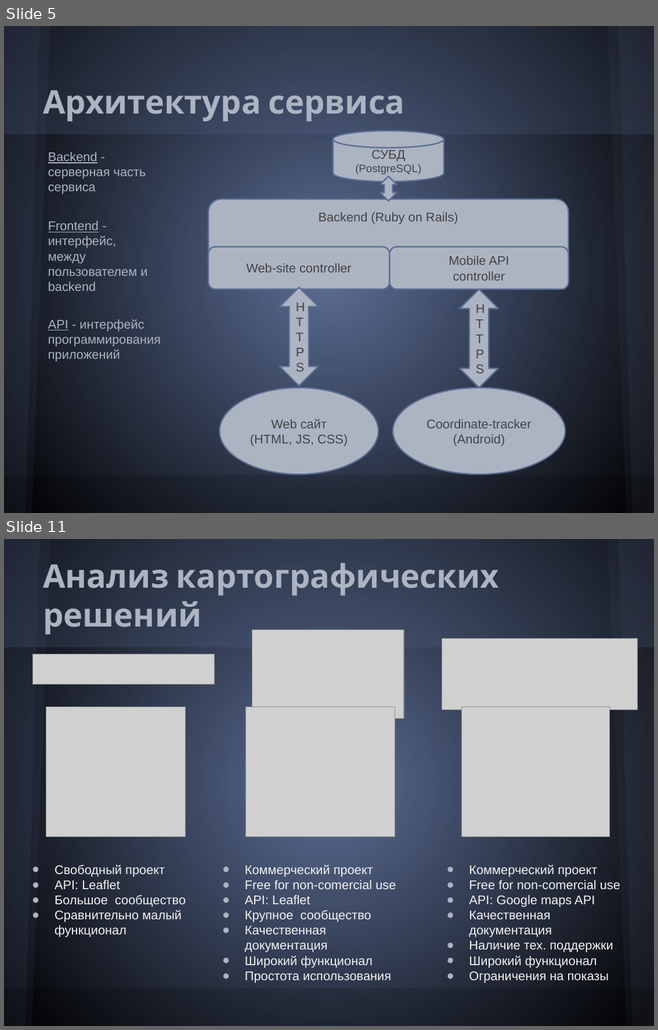
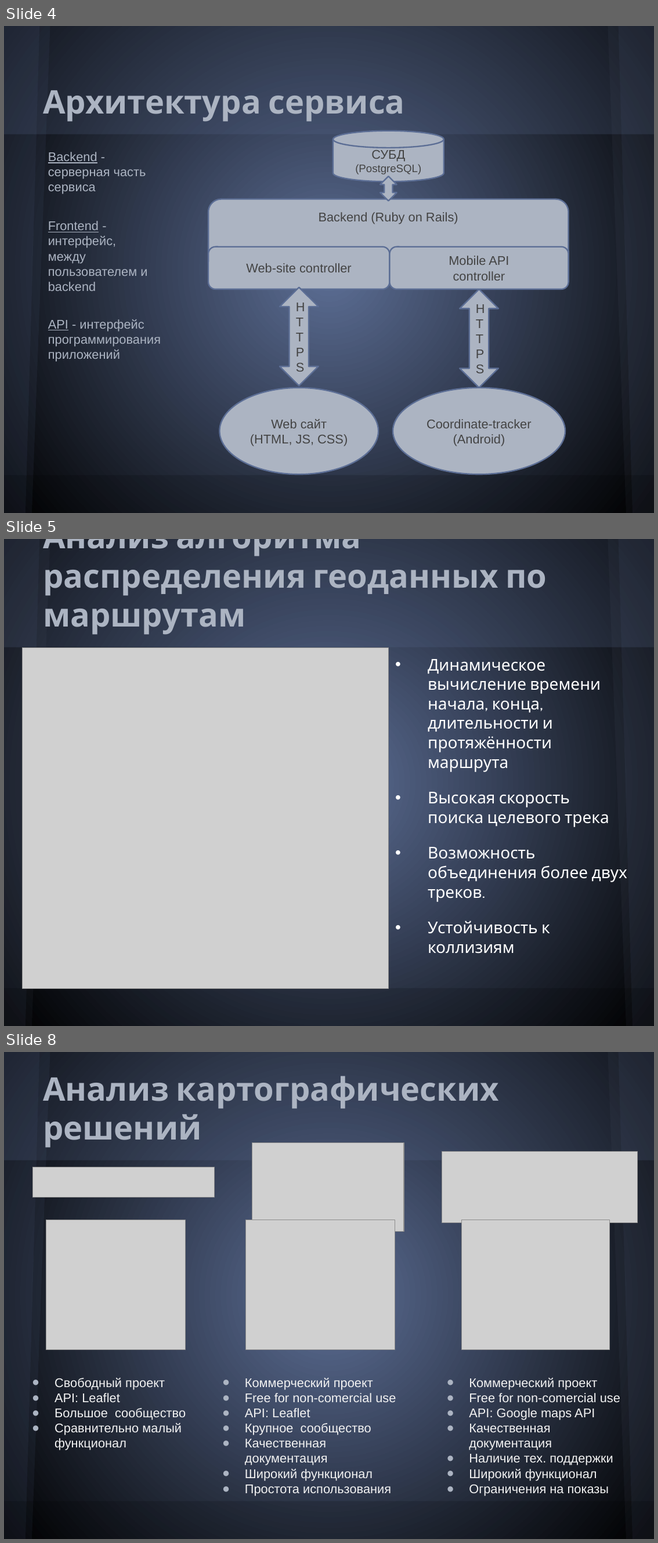
Before and after one commit to Melancholic/Coordinate-reports, a slide deck: Презентация.pptx. Shown one above the other, each under a label of ours: slides 5 and 11 before the commit, slides 4, 5 and 8 after it; the slides between them are not shown. The pictures are 658x1030 and 658x1543 pixels, drawn with LibreOffice and Linux fonts; fonts in the diff are those of the drawing; grey boxes stand for pictures. Boxes give left, top, right and bottom in pixels: in the first picture for what was removed or moved away, otherwise in the second. Text is boxed around its words. In the diff, an @@ line names an element or a change of style, - is before the commit and + after.

```diff
--- a/Презентация.pptx
+++ b/Презентация.pptx
@@ slide 5 added at (4,539,654,1026), background gradient #5C6E95 to #000000; not listed: 5 template elements that a slide beside it also shows @@
@@ freeform shape added at (4,539,50,1026), fill #5A6378 at 10% opacity @@
@@ title added at (43,539,546,635), 36 pt, text #ACB4C2, bold @@
+Анализ алгоритма распределения геоданных по маршрутам
@@ picture added at (22,648,388,989) @@
@@ text added at (427,659,627,954), 18 pt, text #FFFFFF @@
+• Динамическое вычисление времени начала, конца, длительности и протяжённости маршрута
+• Высокая скорость поиска целевого трека
+• Возможность объединения более двух треков.
+• Устойчивость к коллизиям
@@ what was slide 5 is now slide 4 @@
@@ what was slide 11 is now slide 8 @@
```
Also in this commit, not shown: 2 slides changed, 2 other slides added, 4 slides removed, 5 other files.
